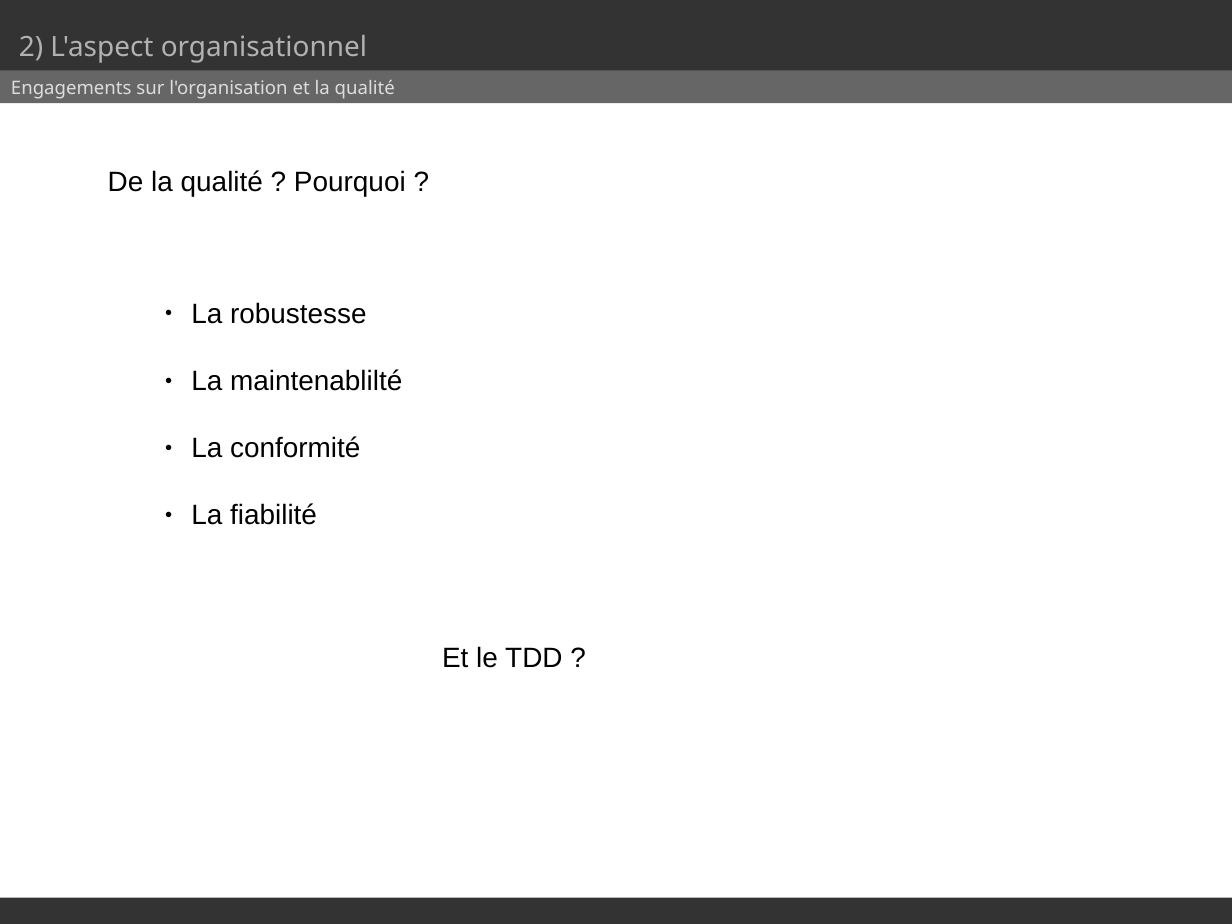
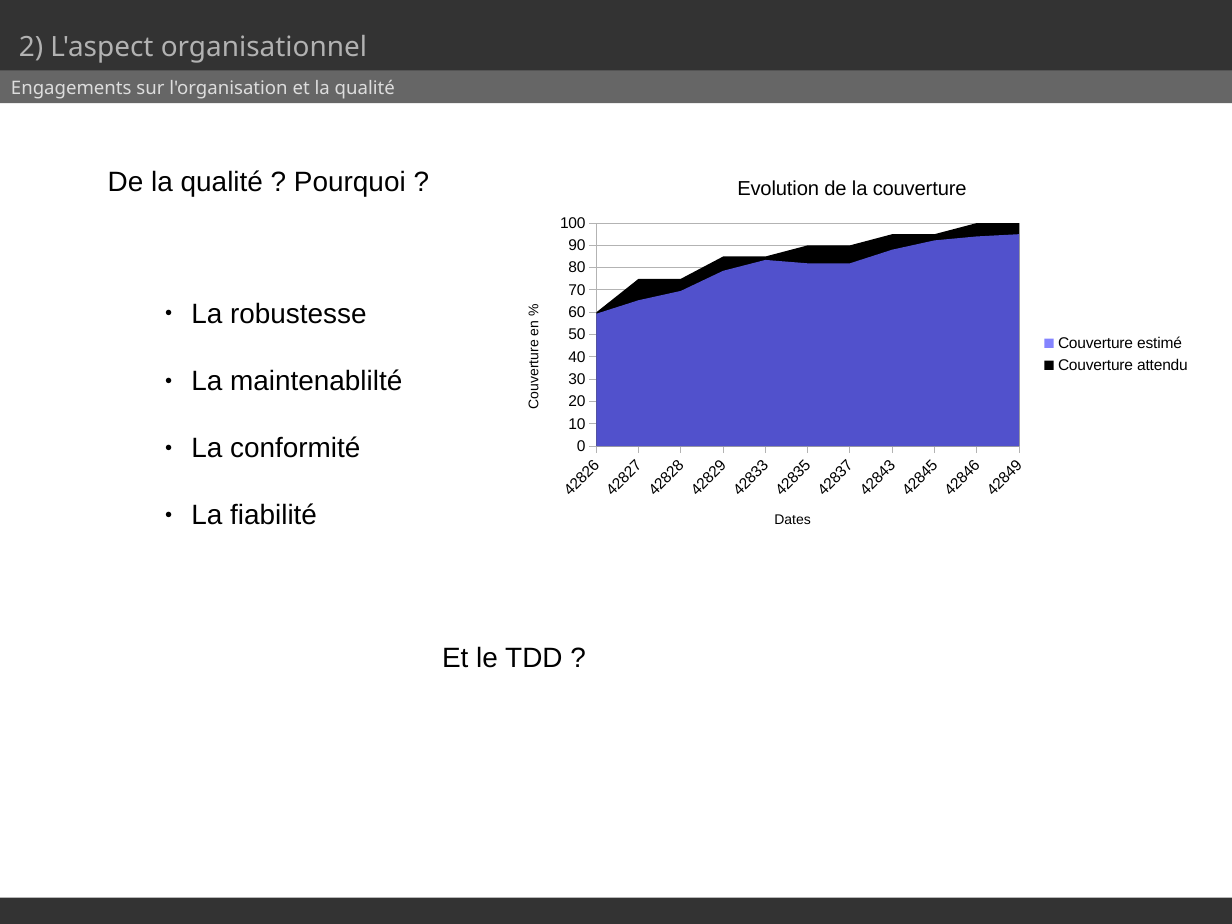
Before and after one commit to SmartLoggerManagement/SmartLogger, a slide deck: slide 5 of Soutenances/soutenance-partieQualité.odp. Drawn at 1232x924 pixels with LibreOffice and Linux fonts; fonts in the diff are those of the drawing. Boxes give left, top, right and bottom in pixels: in the first picture for what was removed or moved away, otherwise in the second. Text is boxed around its words. In the diff, an @@ line names an element or a change of style, - is before the commit and + after.

Commit message:
Soutenance partie qualité + diag couverture

```diff
--- a/Soutenances/soutenance-partieQualité.odp
+++ b/Soutenances/soutenance-partieQualité.odp
@@ area chart added at bbox=[502, 159, 1203, 551] @@
+title "Evolution de la couverture"
+categories: 42826, 42827, 42828, 42829, 42833, 42835, 42837, 42843, 42845, 42846, 42849
+Couverture estimé: 59, 65, 70, 79, 83, 82, 82, 88, 92, 94, 95
+Couverture attendu: 60, 75, 75, 85, 85, 90, 90, 95, 95, 100, 100
```
